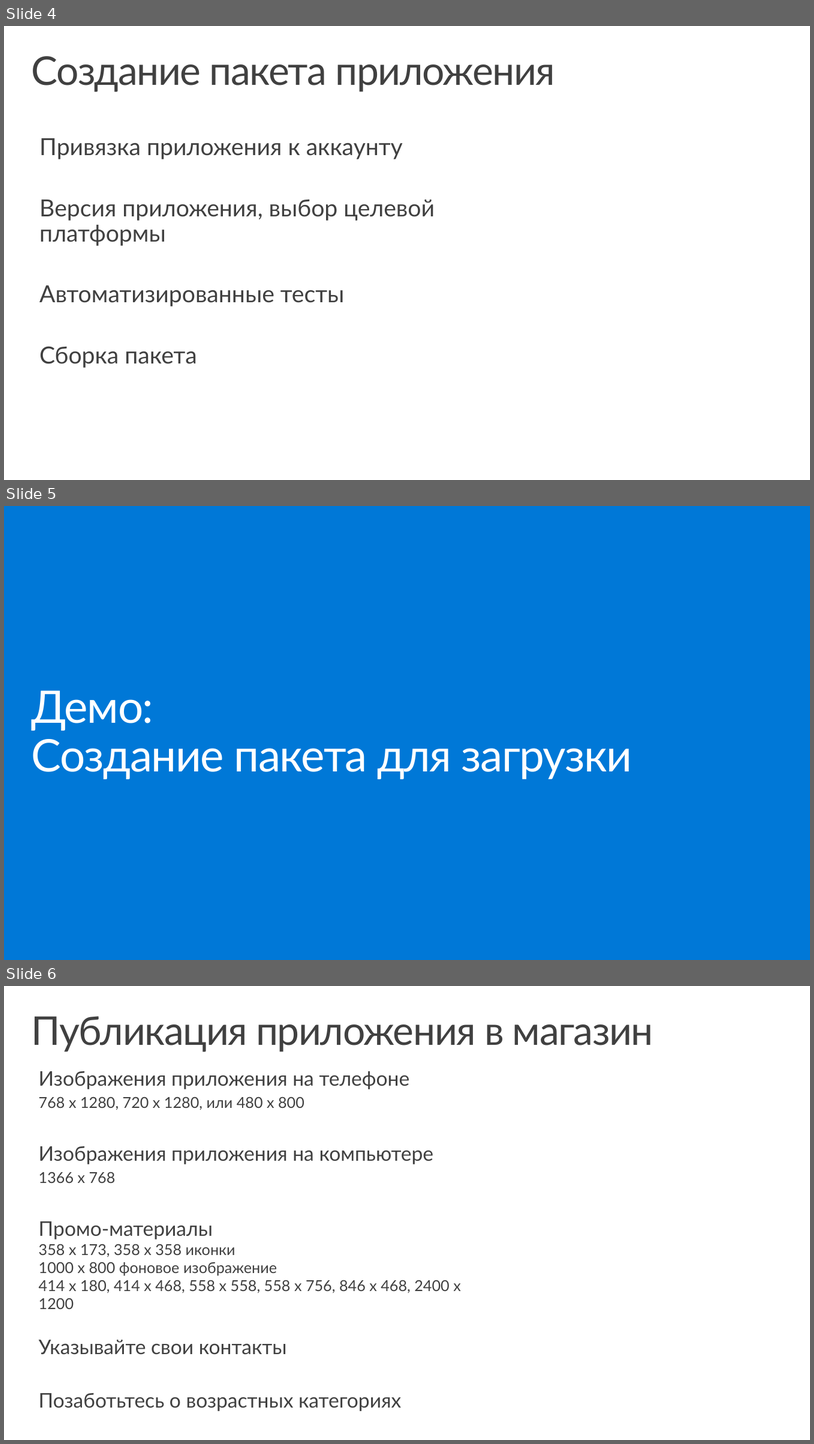
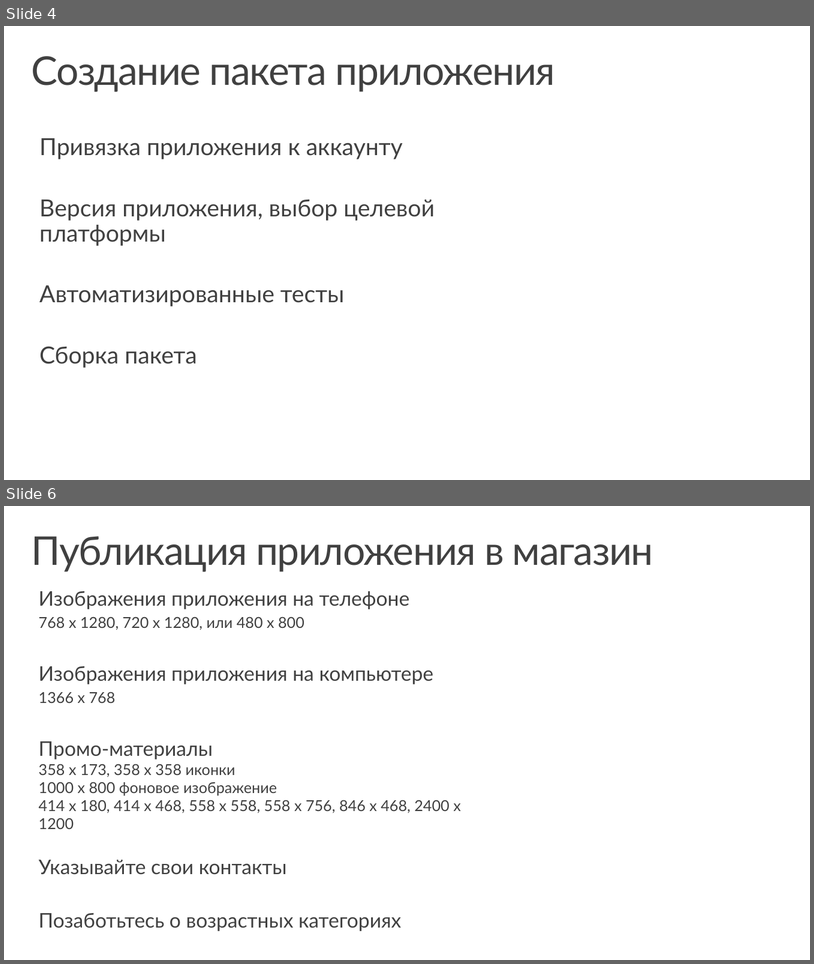
Before and after one commit to evangelism/Win10UWPCourse, a slide deck: 09. Store and Monetization/9 - Store and Monetization (RUS).pptx. Shown one above the other, each under a label of ours: slides 4, 5 and 6 before the commit, slides 4 and 6 after it; the slides between them are not shown. The pictures are 814x1444 and 814x964 pixels, drawn with LibreOffice and Linux fonts; fonts in the diff are those of the drawing; background and template pictures are left out. Boxes give left, top, right and bottom in pixels: in the first picture for what was removed or moved away, otherwise in the second. Text is boxed around its words. In the diff, an @@ line names an element or a change of style, - is before the commit and + after.

```diff
--- a/09. Store and Monetization/9 - Store and Monetization (RUS).pptx
+++ b/09. Store and Monetization/9 - Store and Monetization (RUS).pptx
@@ slide 5 removed at [4, 506, 810, 960], background #0078D7 @@
@@ title removed at [32, 690, 633, 779] @@
-Демо:
-Создание пакета для загрузки
```
Also in this commit, not shown: 1 slide changed, 5 slides added, 3 other slides removed, 3 other files.
